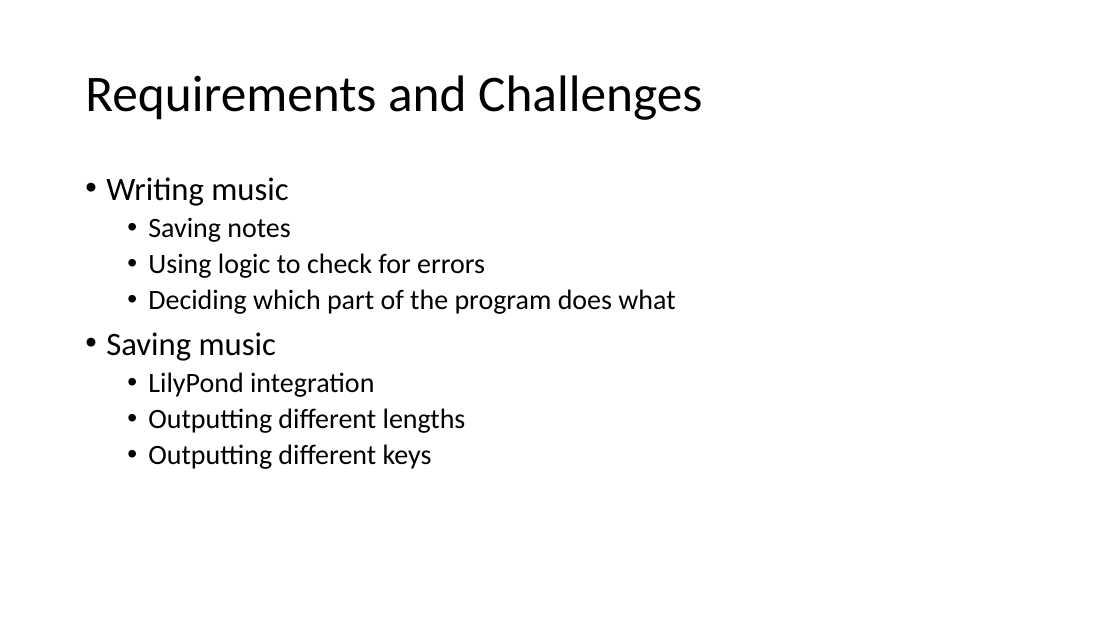
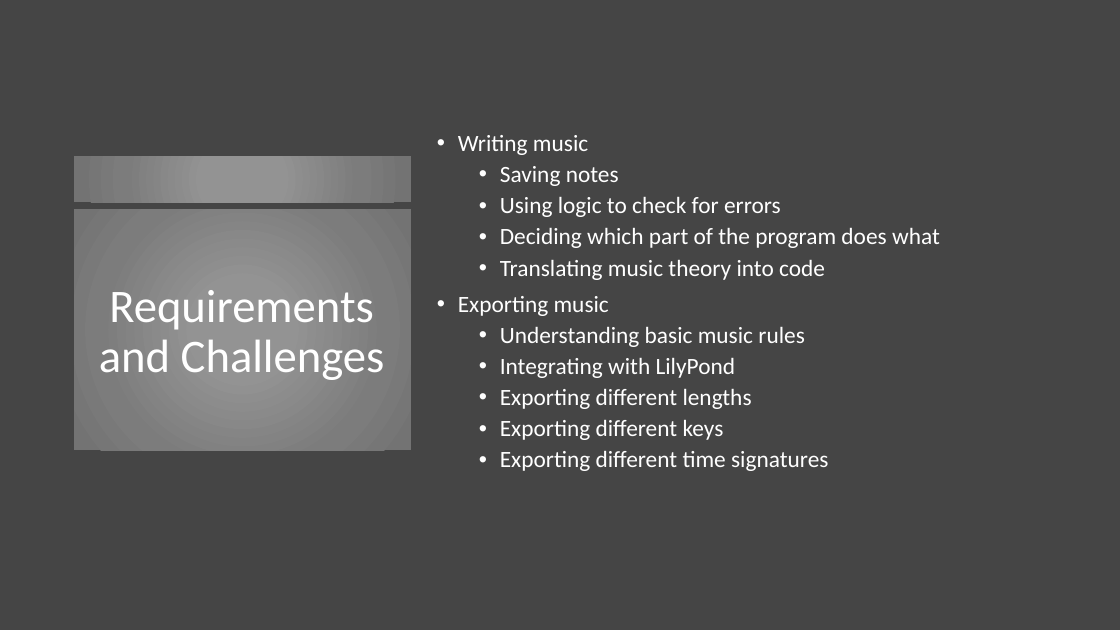
Before and after one commit to emdashii/counterpoint_generator, a slide deck: slide 3 of Non-Code Related/PowerPoint Presentation.pptx. Drawn at 1120x630 pixels with LibreOffice and Linux fonts; fonts in the diff are those of the drawing. Boxes give left, top, right and bottom in pixels: in the first picture for what was removed or moved away, otherwise in the second. Text is boxed around its words. In the diff, an @@ line names an element or a change of style, - is before the commit and + after.

```diff
--- a/Non-Code Related/PowerPoint Presentation.pptx
+++ b/Non-Code Related/PowerPoint Presentation.pptx
@@ background #FFFFFF to #454545 @@
@@ text "Writing music": place and size @@
-text "Writing music" at box(106, 177, 675, 469)
+text "Writing music" at box(458, 135, 940, 471)
@@ text "Writing music" at box(458, 135, 940, 471): vertical alignment top to middle @@
@@ text at box(458, 135, 940, 248): size 28 to 20 pt in "Writing music"; text colour #000000 to #FFFFFF in "Writing music", "Saving notes", "Using logic to check for errors", "Deciding which part of the program does ..."; size 24 to 20 pt in "Saving notes", "Using logic to check for errors", "Deciding which part of the program does ..." @@
@@ rectangle added at box(74, 156, 412, 202), fill gradient #939393 to #7C7C7C to #747474 @@
@@ rectangle added at box(74, 209, 411, 450), fill gradient #939393 to #7C7C7C to #747474 @@
@@ title "Requirements and Challenges": place and size @@
-title "Requirements and Challenges" at box(85, 75, 702, 120)
+title "Requirements and Challenges" at box(99, 290, 385, 380)
@@ title "Requirements and Challenges" at box(99, 290, 385, 380): size 44 to 40 pt, text colour #000000 to #FFFFFF; alignment left to centre @@
@@ text at box(458, 260, 828, 471): text changed; size 24 to 20 pt; text colour #000000 to #FFFFFF @@
-• Saving music
-  • LilyPond integration
-  • Outputting different lengths
-  • Outputting different keys
+  • Translating music theory into code
+• Exporting music
+  • Understanding basic music rules
+  • Integrating with LilyPond
+  • Exporting different lengths
+  • Exporting different keys
+  • Exporting different time signatures
```
Also in this commit, not shown: 5 other slides changed, 1 slide added, 1 slide removed, 6 other files.
